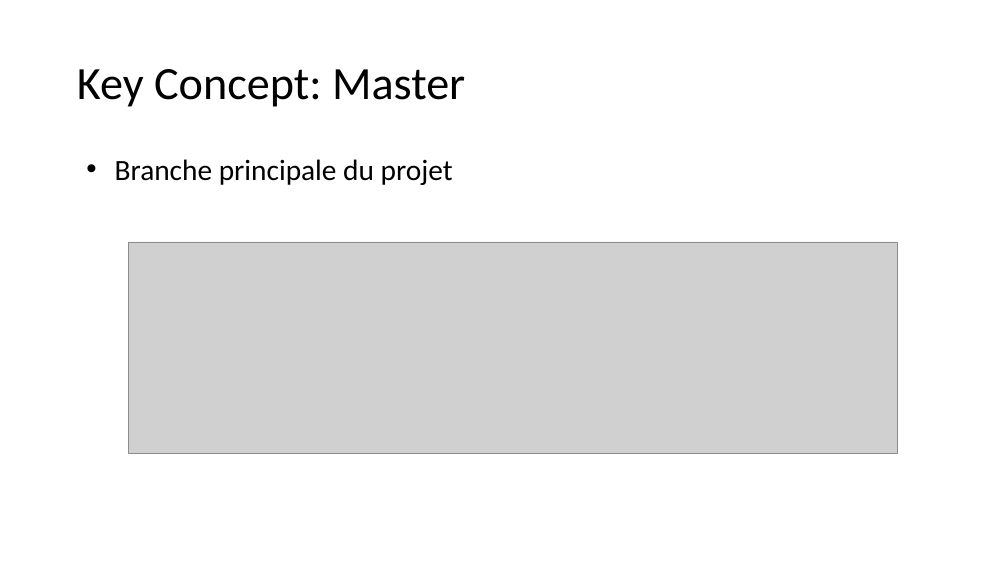
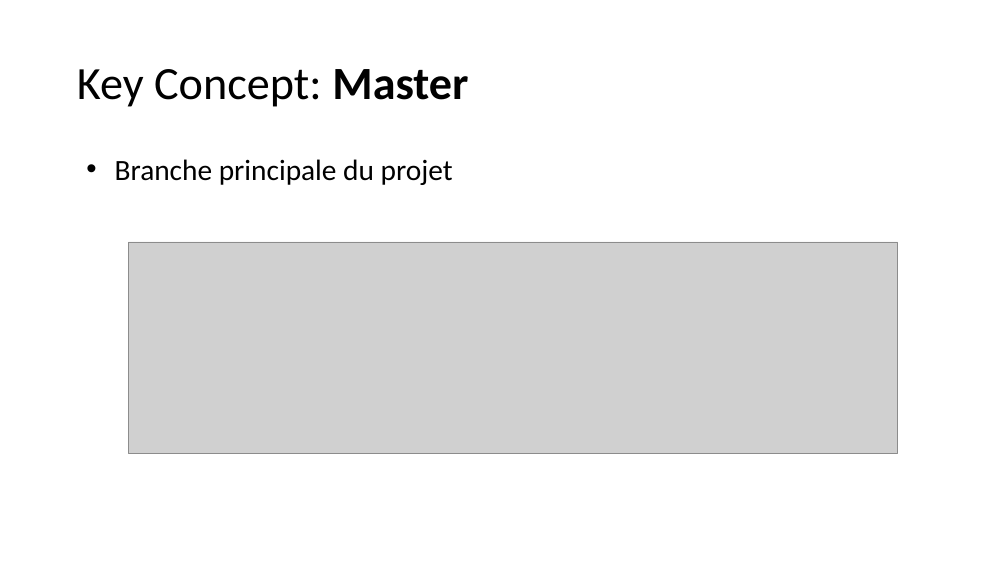
Before and after one commit to PolyCortex/Tuto-Git, a slide deck: slide 11 of Git-Tutorial-Good.pptx. Drawn at 1008x567 pixels with LibreOffice and Linux fonts; fonts in the diff are those of the drawing; grey boxes stand for pictures. Boxes give left, top, right and bottom in pixels: in the first picture for what was removed or moved away, otherwise in the second. Text is boxed around its words. In the diff, an @@ line names an element or a change of style, - is before the commit and + after.

```diff
--- a/Git-Tutorial-Good.pptx
+++ b/Git-Tutorial-Good.pptx
@@ title "Key Concept: Master" at box(77, 69, 468, 107): bold on in "Master" @@
```
Also in this commit, not shown: 11 other slides changed, 1 other file.
